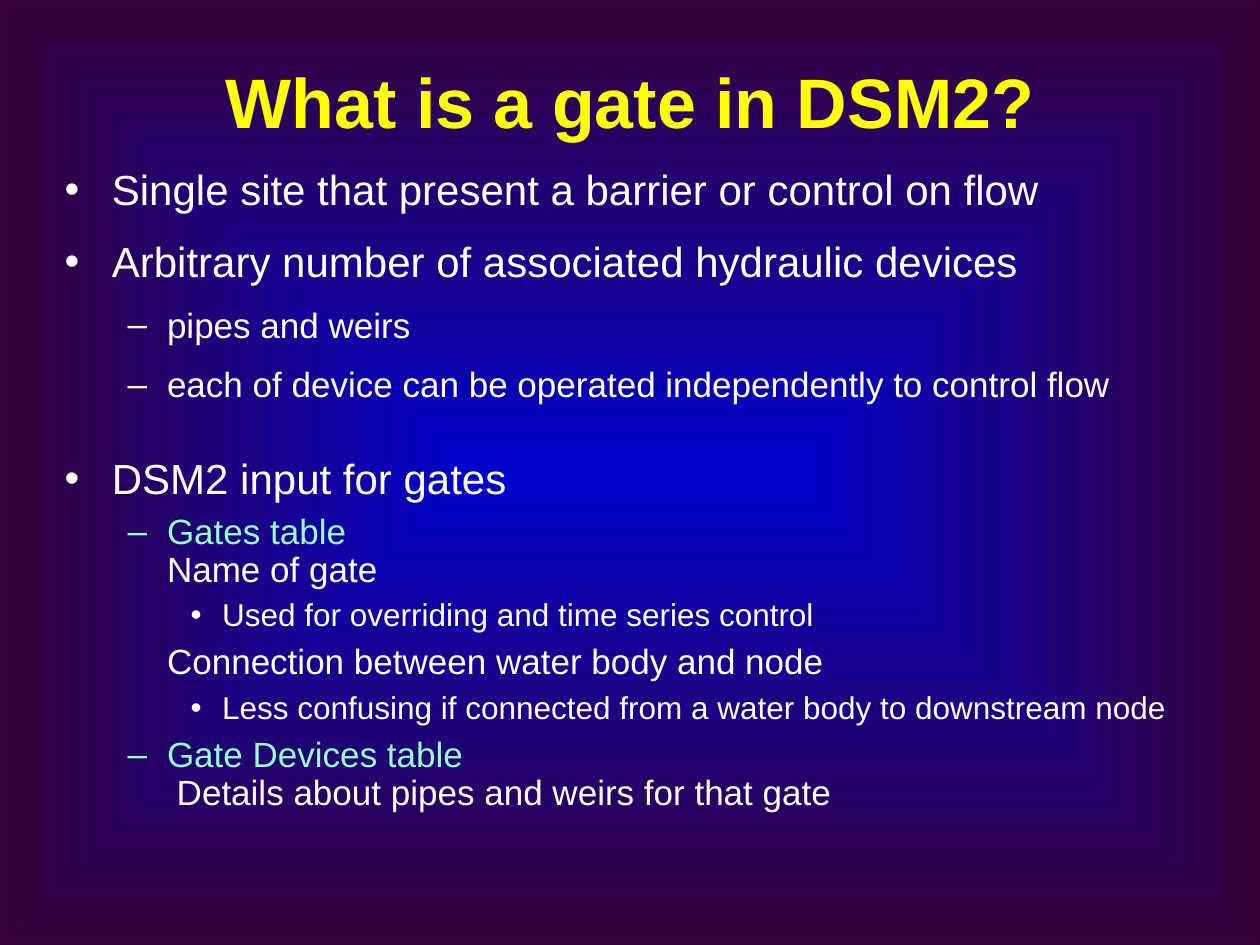
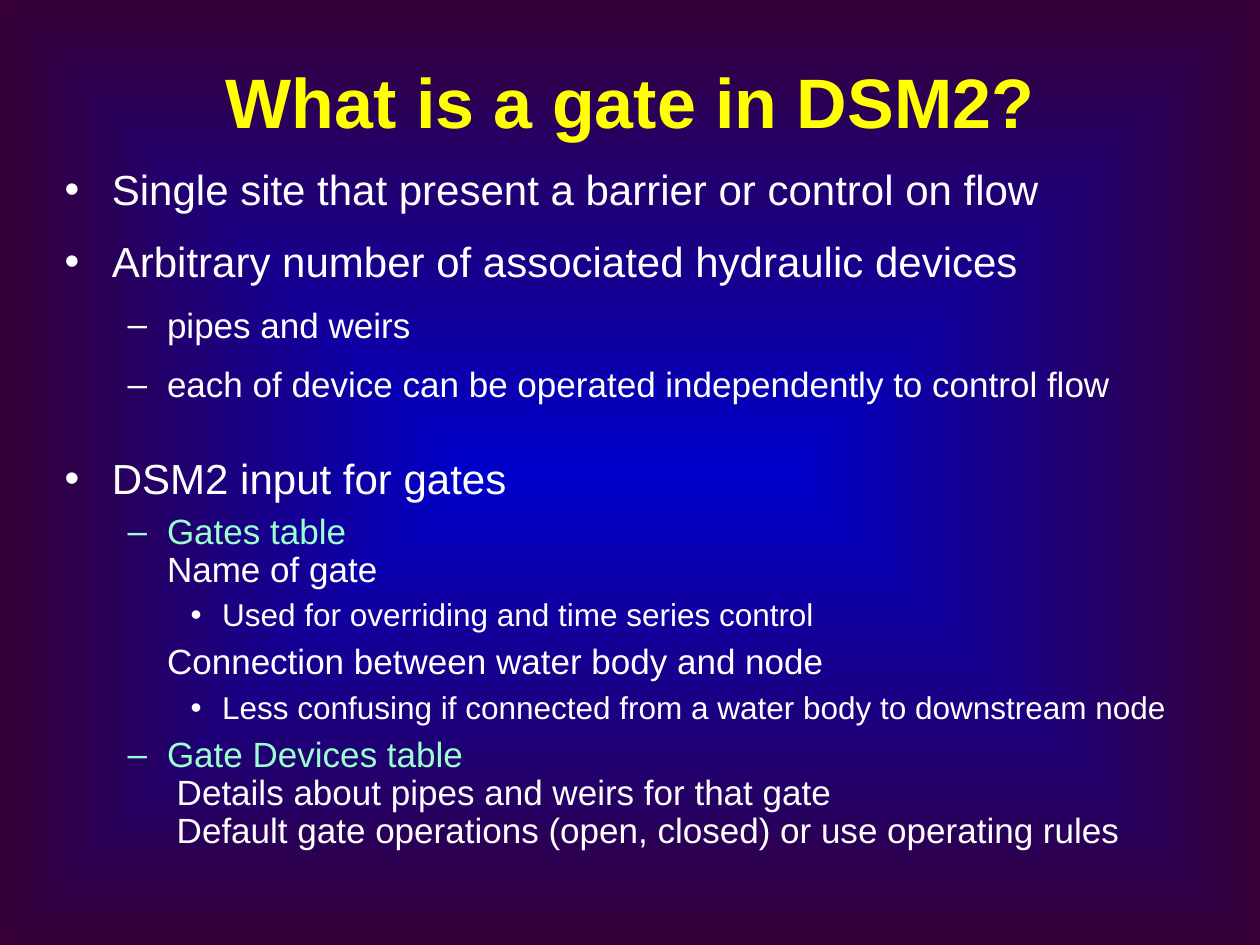
Before and after one commit to CADWRDeltaModeling/dsm2, a slide deck: slide 13 of dsm2/presentations/BT2_Reservoir_Gate_Transfer.ppt (slide 11 before the commit). Drawn at 1260x945 pixels with LibreOffice and Linux fonts; fonts in the diff are those of the drawing. Boxes give left, top, right and bottom in pixels: in the first picture for what was removed or moved away, otherwise in the second. Text is boxed around its words. In the diff, an @@ line names an element or a change of style, - is before the commit and + after.

```diff
--- a/dsm2/presentations/BT2_Reservoir_Gate_Transfer.ppt
+++ b/dsm2/presentations/BT2_Reservoir_Gate_Transfer.ppt
@@ text at (x1=167, y1=741, x2=1119, y2=849): text changed @@
-  – Gate Devices table
-    Details about pipes and weirs for that gate
+  – Gate Devices table
+    Details about pipes and weirs for that gate
+    Default gate operations (open, closed) or use operating rules
```
Also in this commit, not shown: 11 other slides changed, 5 slides added, 3 slides removed.
